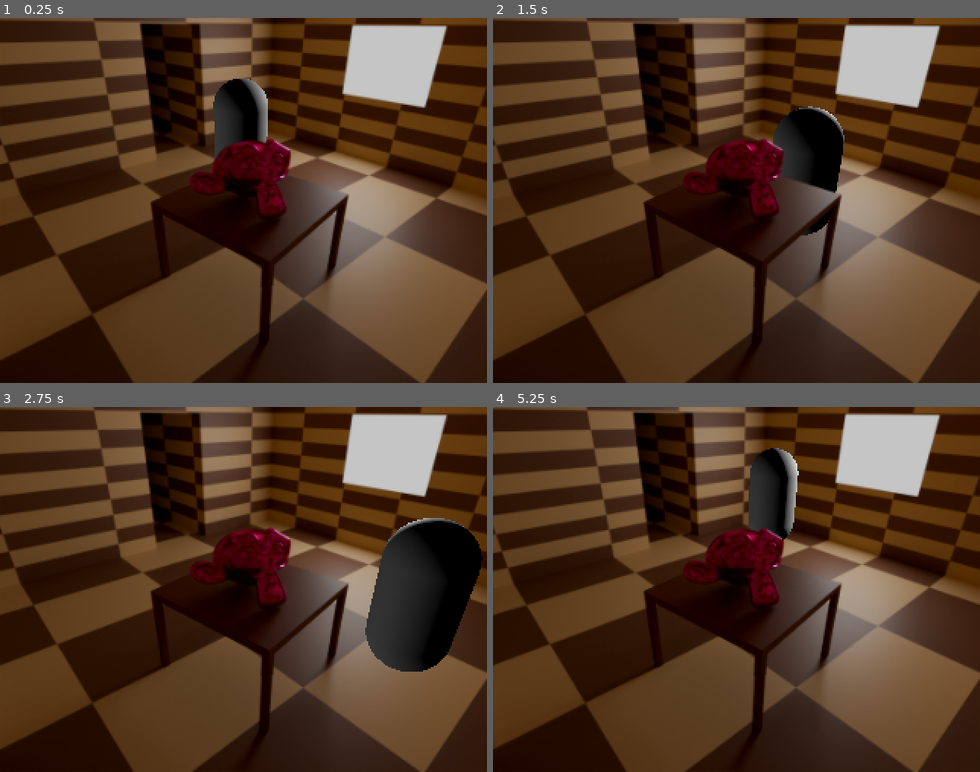
Above: before the commit, frames 1-4 (two rows, left to right).
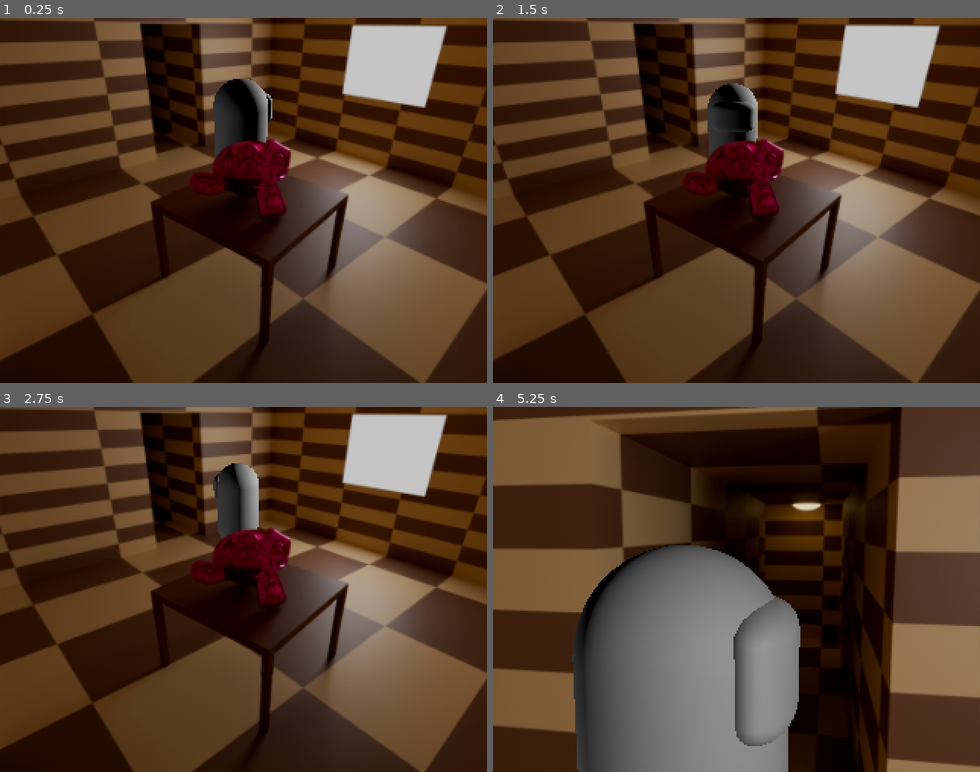
Above: after the commit, the same moments.

Repository: dmelhado/godot-prerendered-background-concept
Game: Godot game, scene res://main.tscn
The game is run twice, just before and just after one commit, with the same random seed, the same clock (stepped at 60 frames per second) and the same inputs.
Inputs:
- Up to frame 1 (0.25 s): no input
- Up to frame 2 (1.5 s): tap Enter (ui_accept) at 0.5, 0.77 s; hold Right (ui_right) 0.53-1.28 s; hold Down (ui_down) from 1.28 s (still down)
- Up to frame 3 (2.75 s): tap Enter (ui_accept) at 1.52 s; release Down (ui_down) at 2.03 s; hold Right (ui_right) from 2.03 s (still down)
- Up to frame 4 (5.25 s): release Right (ui_right) at 2.78 s; hold Up (ui_up) 2.78-3.53 s; tap Enter (ui_accept) at 3.02, 3.77, 4.52 s; hold Left (ui_left) 3.53-5.03 s; hold Down (ui_down) from 5.03 s (still down)

The runs differ from the first frame. In frame 1, less than 0.1% of the frame differs, in the area x 54-56%, y 20-29%; in frame 2, 4.1%; in frame 3, 8.7%; in frame 4, 83%, in the area x 0-100%, y 0-100%.

Commit message:
changed standard controls to tank

Diff:
--- a/godot/main.tscn
+++ b/godot/main.tscn
@@ -392,7 +392,11 @@
 [node name="CollisionShape3D" type="CollisionShape3D" parent="player"]
 shape = SubResource("CapsuleShape3D_8gs07")
 
-[node name="MeshInstance3D" type="MeshInstance3D" parent="player"]
+[node name="body" type="MeshInstance3D" parent="player"]
+mesh = SubResource("CapsuleMesh_63adv")
+
+[node name="face" type="MeshInstance3D" parent="player"]
+transform = Transform3D(0.795, -3.85228e-10, 8.73115e-11, 4.68049e-10, 0.315, 5.82077e-11, -2.32831e-10, -8.73115e-11, 0.345, 0.0020287, 0.453245, -0.37189)
 mesh = SubResource("CapsuleMesh_63adv")
 
 [node name="DirectionalLight3D" type="DirectionalLight3D" parent="."]
--- a/godot/player.gd
+++ b/godot/player.gd
@@ -1,26 +1,35 @@
 extends CharacterBody3D
-
 
 const SPEED = 5.0
 const JUMP_VELOCITY = 4.5
-
+const ROTATION_SPEED = 3.0  # Radians per second
 
 func _physics_process(delta: float) -> void:
-	# Add the gravity.
+	# Add gravity
 	if not is_on_floor():
 		velocity += get_gravity() * delta
 
-	# Handle jump.
+	# Handle jump
 	if Input.is_action_just_pressed("ui_accept") and is_on_floor():
 		velocity.y = JUMP_VELOCITY
 
-	# Get the input direction and handle the movement/deceleration.
-	# As good practice, you should replace UI actions with custom gameplay actions.
-	var input_dir := Input.get_vector("ui_left", "ui_right", "ui_up", "ui_down")
-	var direction := (transform.basis * Vector3(input_dir.x, 0, input_dir.y)).normalized()
-	if direction:
-		velocity.x = direction.x * SPEED
-		velocity.z = direction.z * SPEED
+	# Tank control input
+	var turn_input :=  Input.get_action_strength("ui_left") - Input.get_action_strength("ui_right")
+	var move_input := Input.get_action_strength("ui_up") - Input.get_action_strength("ui_down")
+
+	# Rotate the character (Y-axis only)
+	if turn_input != 0:
+		rotation.y += turn_input * ROTATION_SPEED * delta
+
+	# Move forward/backward in the direction the character is facing
+	var direction := -transform.basis.z  # Forward direction in Godot is -Z
+	direction.y = 0  # Keep it horizontal
+	direction = direction.normalized()
+
+	if move_input != 0:
+		var move_vec := direction * move_input * SPEED
+		velocity.x = move_vec.x
+		velocity.z = move_vec.z
 	else:
 		velocity.x = move_toward(velocity.x, 0, SPEED)
 		velocity.z = move_toward(velocity.z, 0, SPEED)
